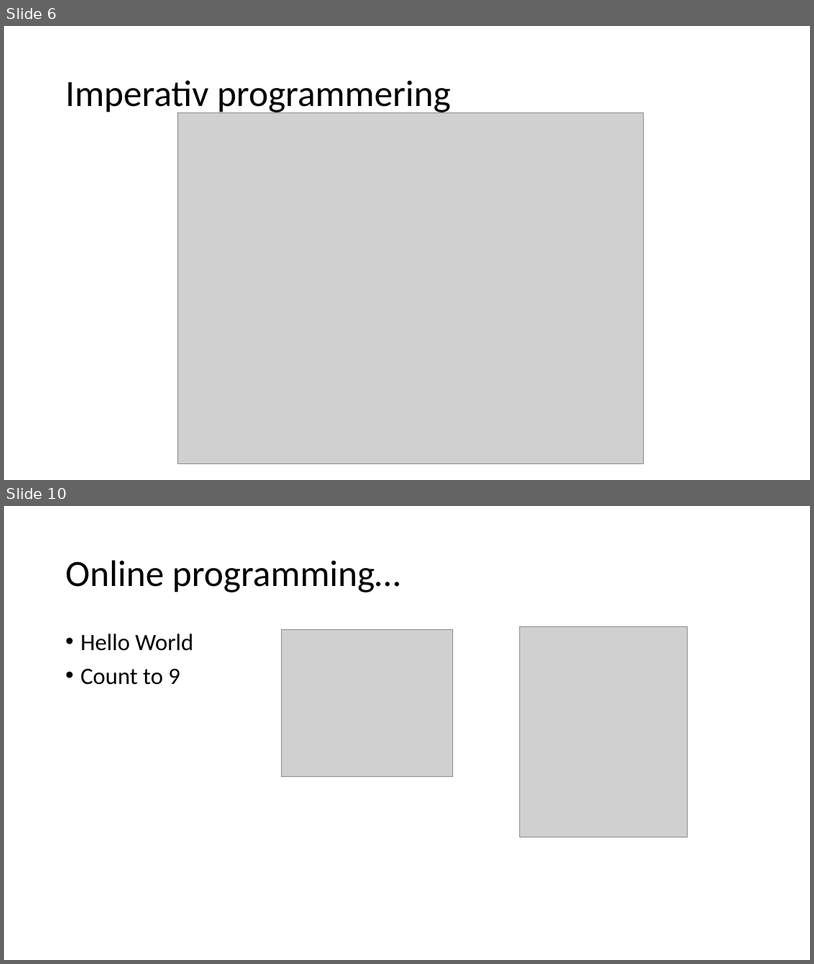
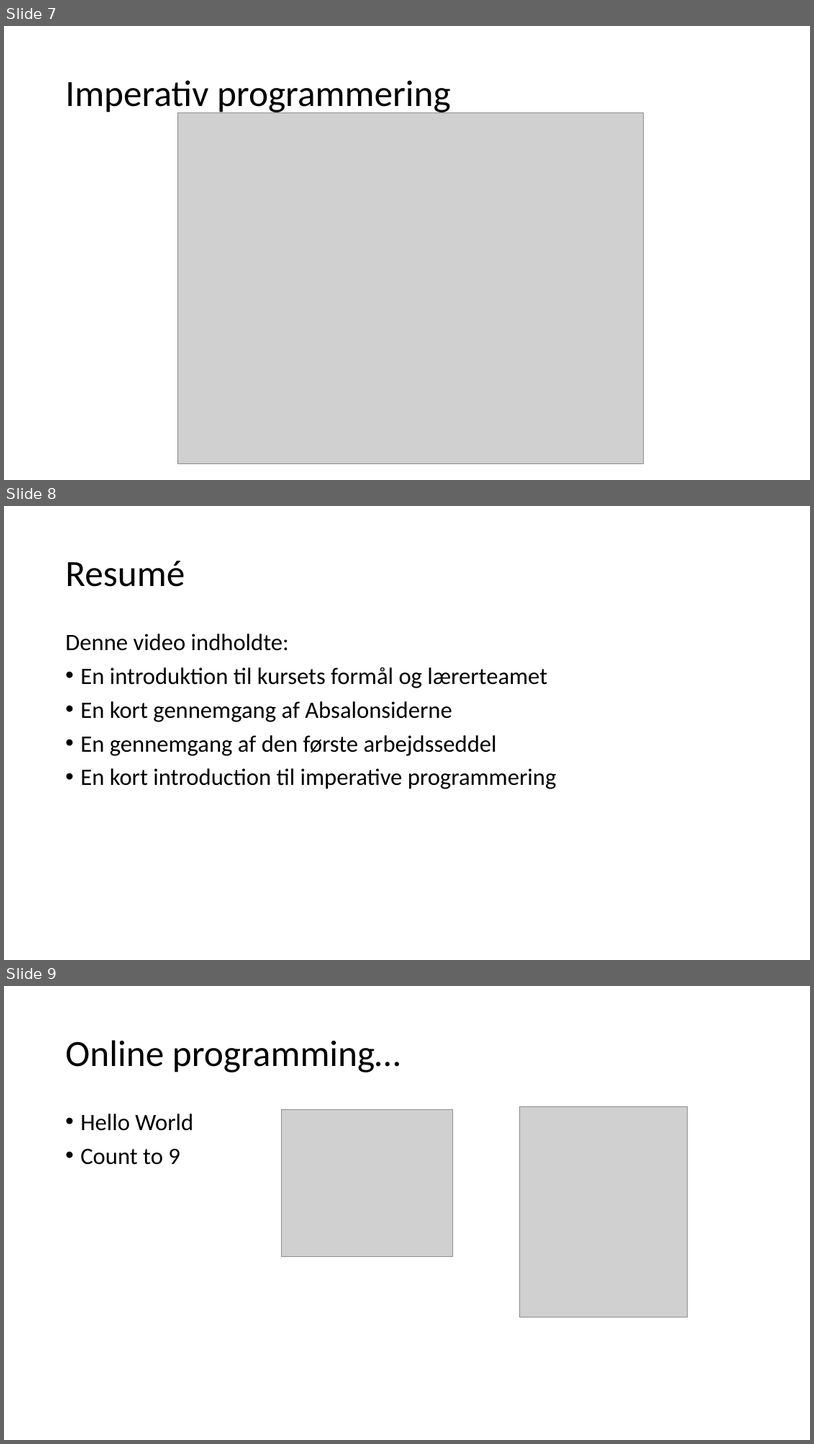
Before and after one commit to fisterloegsovs/pop22, a slide deck: lectures/01WelcomeNScratch/1.1Welcome/lecture.pptx. Shown one above the other, each under a label of ours: slides 6 and 10 before the commit, slides 7, 8 and 9 after it; the slides between them are not shown. The pictures are 814x964 and 814x1444 pixels, drawn with LibreOffice and Linux fonts; fonts in the diff are those of the drawing; grey boxes stand for pictures. Boxes give left, top, right and bottom in pixels: in the first picture for what was removed or moved away, otherwise in the second. Text is boxed around its words. In the diff, an @@ line names an element or a change of style, - is before the commit and + after.

Commit message:
lecture videos done

```diff
--- a/lectures/01WelcomeNScratch/1.1Welcome/lecture.pptx
+++ b/lectures/01WelcomeNScratch/1.1Welcome/lecture.pptx
@@ slide 8 added at (x1=4, y1=506, x2=810, y2=960), background #FFFFFF @@
@@ title added at (x1=65, y1=561, x2=185, y2=587), 44 pt, text #000000 @@
+Resumé
@@ text added at (x1=65, y1=633, x2=557, y2=789), 28 pt, text #000000 @@
+Denne video indholdte:
+• En introduktion til kursets formål og lærerteamet
+• En kort gennemgang af Absalonsiderne
+• En gennemgang af den første arbejdsseddel
+• En kort introduction til imperative programmering
@@ what was slide 6 is now slide 7 @@
@@ what was slide 10 is now slide 9 @@
```
Also in this commit, not shown: 3 slides changed, 2 other slides added, 2 slides removed, 27 other files.
